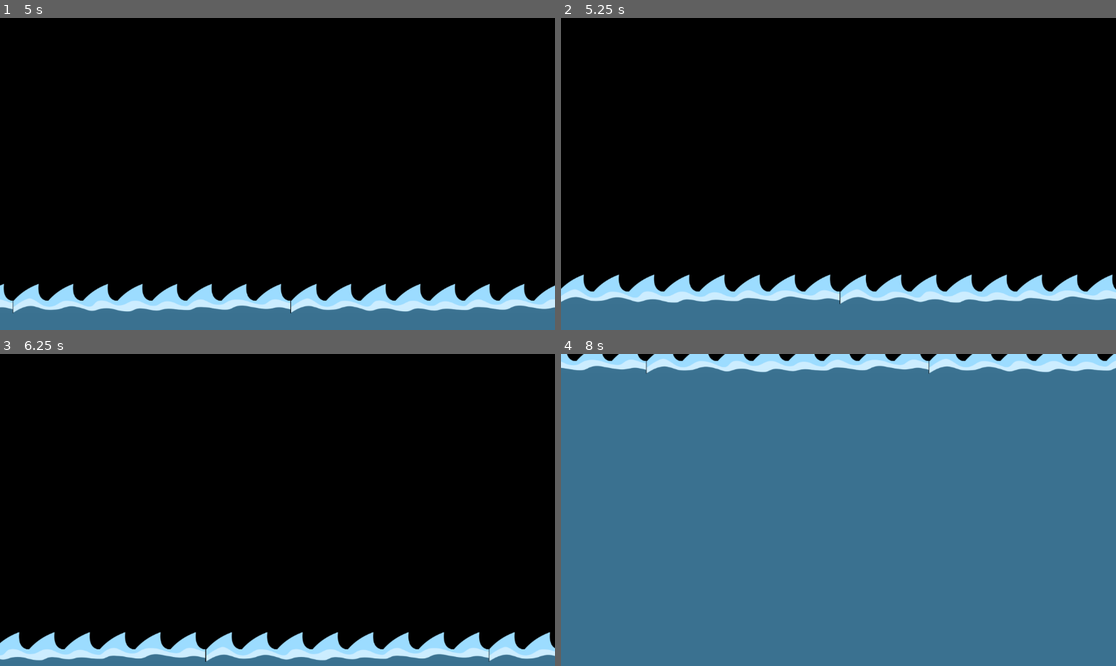
Above: before the commit, frames 1-4 (two rows, left to right).
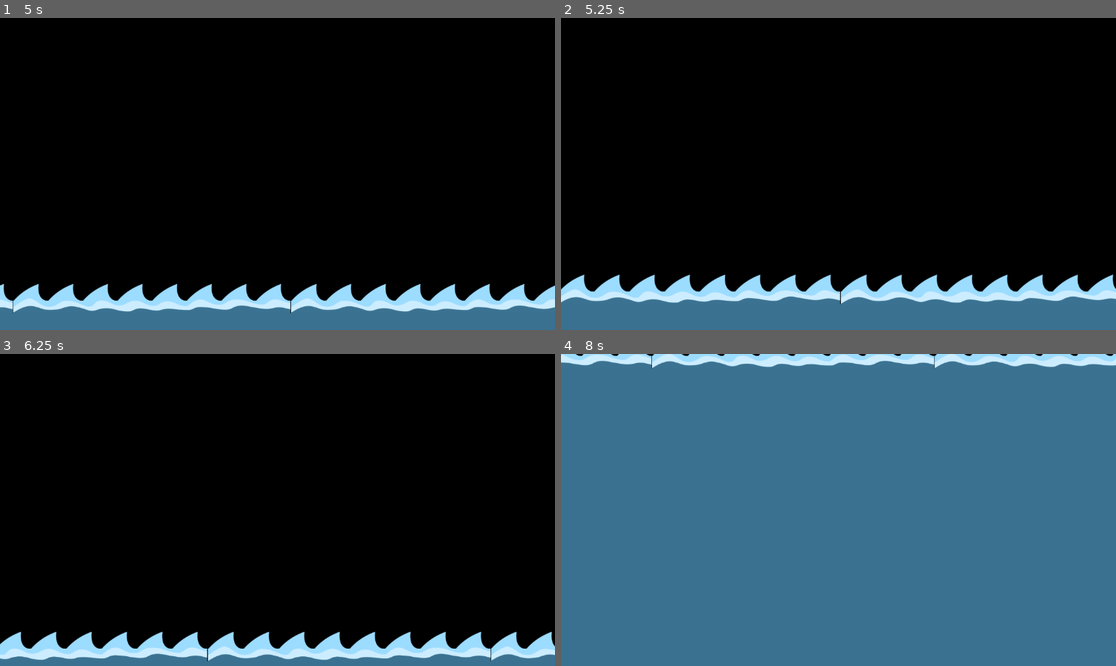
Above: after the commit, the same moments.

Repository: Changryy/Privateer
Game: Godot game, scene res://Game/Menu/Menu.tscn
Two runs of this game, one before a commit and one after it. Both use one fixed random seed, a clock stepped at 60 frames per second and the inputs below.
Inputs (mouse positions are in pixels of both pictures, inside the frame that each line leads up to):
- Up to frame 1 (5 s): click "Singleplayer" at 0.5 s; move the mouse to (249, 236) at 1.27 s; press the mouse at (249, 236) at 1.28 s; hold D (right) 1.28-2.78 s; tap Space (jump) at 1.52, 2.27, 2.75, 3.77, 4.25, 4.52 s; tap Enter at 2, 3.5 s; move the mouse to (444, 220) at 2.02 s; release the mouse at (444, 220) at 2.03 s; click (444, 220) at 2.1 s; move the mouse to (111, 127) at 2.77 s; press the mouse at (111, 127) at 2.78 s; hold A (left) from 2.78 s (still down); move the mouse to (305, 174) at 3.52 s; release the mouse at (305, 174) at 3.53 s; click (305, 174) at 3.6 s; move the mouse to (194, 96) at 4.27 s; press the mouse at (194, 96) at 4.28 s
- Up to frame 2 (5.25 s): move the mouse to (960, 158) at 5.02 s; release A (left) at 5.03 s; release the mouse at (960, 158) at 5.03 s; hold D (right) from 5.03 s (still down); click (960, 158) at 5.1 s
- Up to frame 3 (6.25 s): keep holding D (right); tap Space (jump) at 5.27 s; tap Enter at 5.75 s; move the mouse to (166, 525) at 5.77 s; press the mouse at (166, 525) at 5.78 s
- Up to frame 4 (8 s): keep holding D (right); move the mouse to (894, 441) at 6.52 s; release the mouse at (894, 441) at 6.53 s; click (894, 441) at 6.6 s; tap Space (jump) at 6.77, 7.25, 7.52 s; move the mouse to (810, 572) at 7.27 s; press the mouse at (810, 572) at 7.28 s

Frame 1 is identical in both runs. In frame 2, 0.6% of the frame differs, in the area x 0-100%, y 82-92%; in frame 3, 1.4%; in frame 4, 3.7%, in the area x 0-100%, y 0-7%.
Error in both runs: Cannot call method 'change_scene_to_file' on a null value. (res://Game/Menu/Menu.gd:17)

Commit message:
Aligned helming animation with helm

Diff:
--- a/Game/Global/Statemachine/Statemachine.gd
+++ b/Game/Global/Statemachine/Statemachine.gd
@@ -13,6 +13,8 @@
 
 
 func _ready() -> void:
+	if owner.ghost: return
+
 	if !owner.is_multiplayer_authority():
 		if is_instance_valid(puppet):
 			switch_to(puppet)
--- a/Game/Global/Subsystems/World.gd
+++ b/Game/Global/Subsystems/World.gd
@@ -73,5 +73,5 @@
 
 
 func _unhandled_input(event: InputEvent) -> void:
-	if !is_inside_tree(): return
+	if !gamespace.viewport.is_inside_tree(): return
 	gamespace.viewport.push_input(event)
--- a/Game/World/Interactables/Helm.gd
+++ b/Game/World/Interactables/Helm.gd
@@ -1,14 +1,18 @@
 extends Interactable
+class_name Helm
 
+
+@export var pos: Marker2D
 
 var helming: Player
 
 
 
 func interact(player: Player) -> void:
-	if !is_instance_valid(helming): helming = player
-	elif player == helming: helming = null
+	if is_instance_valid(helming): return
+	helming = player
+	helming.set_state(^"Helming", {helm = self})
 
-	if !is_instance_valid(helming): return
 
-	helming.set_state(^"Helming")
+func release() -> void:
+	helming = null
--- a/Game/World/Player/Input/Helming.gd
+++ b/Game/World/Player/Input/Helming.gd
@@ -1,11 +1,18 @@
 extends AnimationState
 
 
+var helm: Helm
 
 
+func enter(msg := {}) -> void:
+	super(msg)
+	%Sprite.flip_h = false
+	helm = msg.helm
+	owner.global_position = msg.helm.pos.global_position
 
 
 
 func unhandled_input(event: InputEvent) -> void:
 	if event.is_action_pressed("interact"):
+		helm.release()
 		switch_to(^"Movement")
--- a/Game/World/Player/Player.gd
+++ b/Game/World/Player/Player.gd
@@ -3,14 +3,17 @@
 
 
 @export var controller: PlayerController
+@export var ghost := false
 
 
 func _enter_tree() -> void:
+	if ghost: return
 	if name.is_valid_int(): set_multiplayer_authority(name.to_int())
 	position = World.get_spawnpoint()
 
 
 func _ready() -> void:
+	if ghost: return
 	World.players[name] = self
 
 	if !is_multiplayer_authority(): return
--- a/Game/World/Player/Player.tscn
+++ b/Game/World/Player/Player.tscn
@@ -26,6 +26,18 @@
 "transitions": PackedFloat32Array(1),
 "update": 1,
 "values": [ExtResource("4_72g1k")]
+}
+tracks/1/type = "value"
+tracks/1/imported = false
+tracks/1/enabled = true
+tracks/1/path = NodePath("Sprite:position")
+tracks/1/interp = 1
+tracks/1/loop_wrap = true
+tracks/1/keys = {
+"times": PackedFloat32Array(0),
+"transitions": PackedFloat32Array(1),
+"update": 0,
+"values": [Vector2(-283, -30)]
 }
 
 [sub_resource type="Animation" id="Animation_ll7xs"]
@@ -110,16 +122,16 @@
 
 [sub_resource type="AnimationNodeStateMachineTransition" id="AnimationNodeStateMachineTransition_hw5sh"]
 
-[sub_resource type="AnimationNodeStateMachineTransition" id="AnimationNodeStateMachineTransition_r2yhl"]
+[sub_resource type="AnimationNodeStateMachineTransition" id="AnimationNodeStateMachineTransition_rp5uj"]
 
 [sub_resource type="AnimationNodeStateMachine" id="AnimationNodeStateMachine_5fyul"]
 states/Helming/node = SubResource("AnimationNodeAnimation_5hlwk")
-states/Helming/position = Vector2(346, 187)
+states/Helming/position = Vector2(346.667, 215.667)
 states/Idle/node = SubResource("AnimationNodeAnimation_mxjru")
 states/Idle/position = Vector2(346, 103)
 states/Walk/node = SubResource("AnimationNodeAnimation_xjejn")
 states/Walk/position = Vector2(600, 103)
-transitions = ["Start", "Idle", SubResource("AnimationNodeSt …(284 unchanged characters)… e("AnimationNodeStateMachineTransition_r2yhl")]
+transitions = ["Start", "Idle", SubResource("AnimationNodeSt …(284 unchanged characters)… e("AnimationNodeStateMachineTransition_rp5uj")]
 
 [node name="Player" type="CharacterBody2D" node_paths=PackedStringArray("controller")]
 collision_mask = 2
--- a/Game/World/Ship/Ship.gd
+++ b/Game/World/Ship/Ship.gd
@@ -1,4 +1,4 @@
-extends AnimatableBody2D
+extends StaticBody2D
 class_name Ship
 
 
--- a/Game/World/Ship/Ship.tscn
+++ b/Game/World/Ship/Ship.tscn
@@ -4,7 +4,7 @@
 [ext_resource type="Texture2D" uid="uid://dh2g4alt6akhp" path="res://Game/World/Ship/Dingy2.png" id="2_utcbh"]
 [ext_resource type="Script" path="res://Game/World/Interactables/Helm.gd" id="3_aewmn"]
 
-[node name="Ship" type="AnimatableBody2D"]
+[node name="Ship" type="StaticBody2D"]
 z_index = 10
 collision_layer = 2
 script = ExtResource("1_03lvu")
@@ -17,9 +17,13 @@
 position = Vector2(0, 123)
 polygon = PackedVector2Array(-1576, -559, -1576, -357, -1468, -263, -1410, -171, -1374, -51, -1122, 99, -858, 193, 1, 2 …(203 unchanged characters)…
 
-[node name="Helm" type="Area2D" parent="."]
+[node name="Helm" type="Area2D" parent="." node_paths=PackedStringArray("pos")]
 position = Vector2(-1333, -543)
 script = ExtResource("3_aewmn")
+pos = NodePath("HelmPos")
 
 [node name="CollisionPolygon2D" type="CollisionPolygon2D" parent="Helm"]
 polygon = PackedVector2Array(-152, -75, 107, -3, 138, 61, 58, 41, -82, 69, -106, 20, -152, 22, -196, -9, -200, -44)
+
+[node name="HelmPos" type="Marker2D" parent="Helm"]
+position = Vector2(-9, 513)
